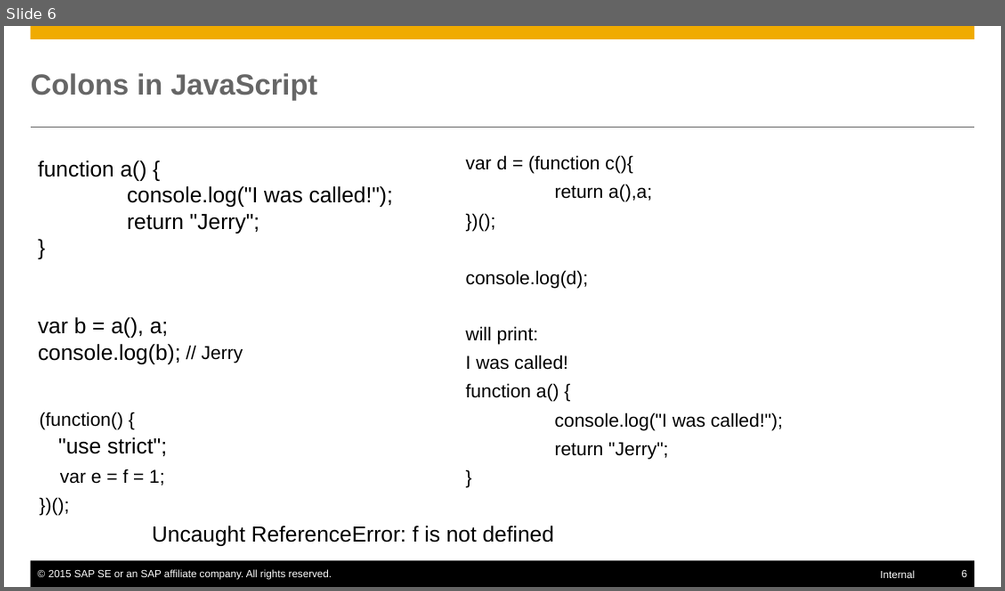
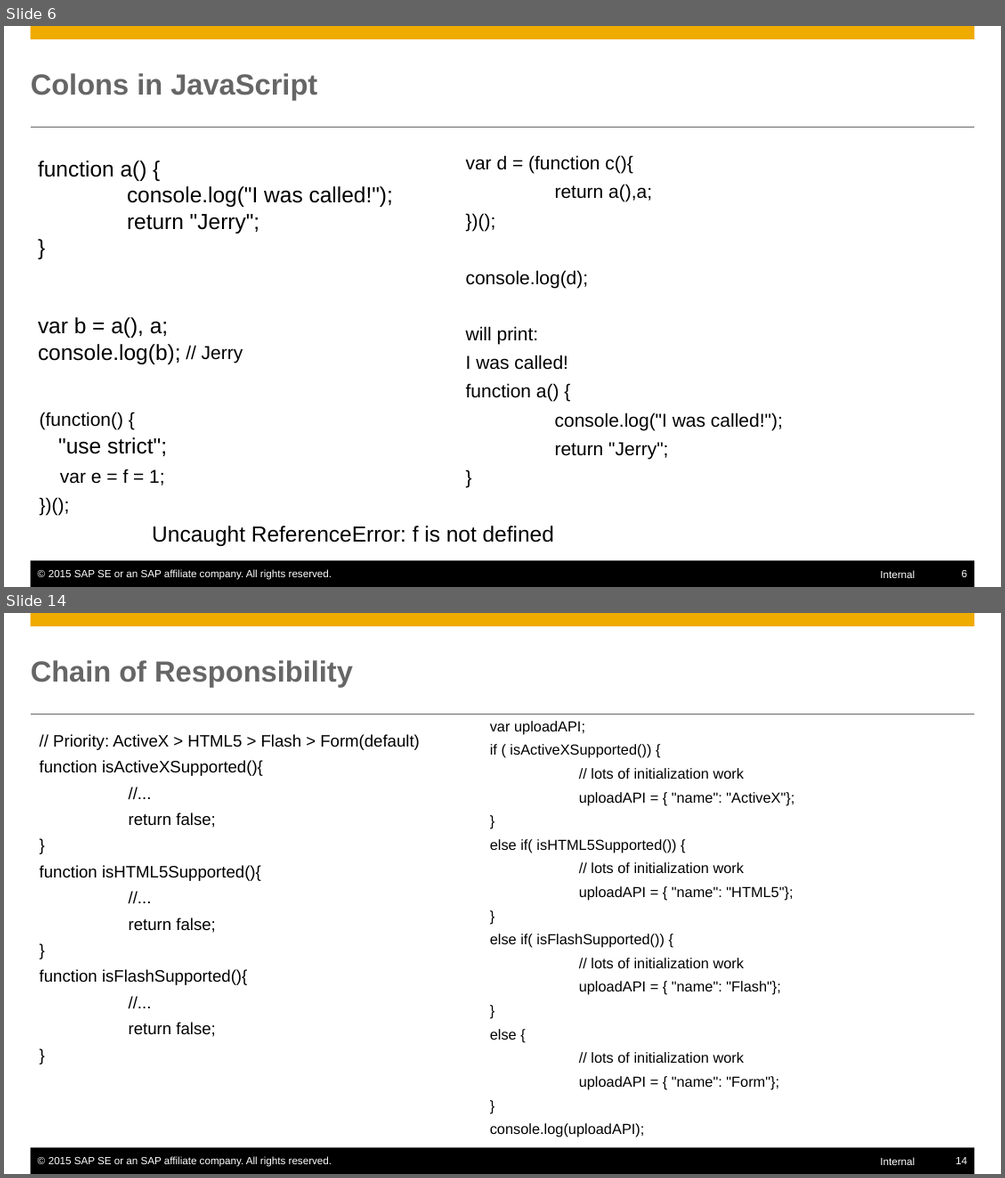
Before and after one commit to mxpang/jerryslide, a slide deck: 001_code_refact.pptx. Shown one above the other, each under a label of ours: slide 6 before the commit, slides 6 and 14 after it; the slides between them are not shown. The pictures are 1005x591 and 1005x1178 pixels, drawn with LibreOffice and Linux fonts; fonts in the diff are those of the drawing. Boxes give left, top, right and bottom in pixels: in the first picture for what was removed or moved away, otherwise in the second. Text is boxed around its words. In the diff, an @@ line names an element or a change of style, - is before the commit and + after.

```diff
--- a/001_code_refact.pptx
+++ b/001_code_refact.pptx
@@ slide 14 added at [4, 613, 1001, 1174], background #FFFFFF; not listed: 6 template elements that a slide beside it also shows @@
@@ title added at [31, 660, 353, 687], 28 pt, text #666666, bold @@
+Chain of Responsibility
@@ text added at [40, 734, 420, 1037], 16 pt, text #000000 @@
+// Priority: ActiveX > HTML5 > Flash > Form(default)
+function isActiveXSupported(){
+//...
+return false;
+}
+function isHTML5Supported(){
+//...
+return false;
+}
+function isFlashSupported(){
+//...
+return false;
+}
@@ text added at [490, 721, 794, 1137], 14 pt, text #000000 @@
+var uploadAPI;
+if ( isActiveXSupported()) {
+// lots of initialization work
+uploadAPI = { "name": "ActiveX"};
+}
+else if( isHTML5Supported()) {
+// lots of initialization work
+uploadAPI = { "name": "HTML5"};
+}
+else if( isFlashSupported()) {
+// lots of initialization work
+uploadAPI = { "name": "Flash"};
+}
+else {
+// lots of initialization work
+uploadAPI = { "name": "Form"};
+}
+console.log(uploadAPI);
```
Also in this commit, not shown: 2 slides changed, 10 other slides added, 10 other files.
